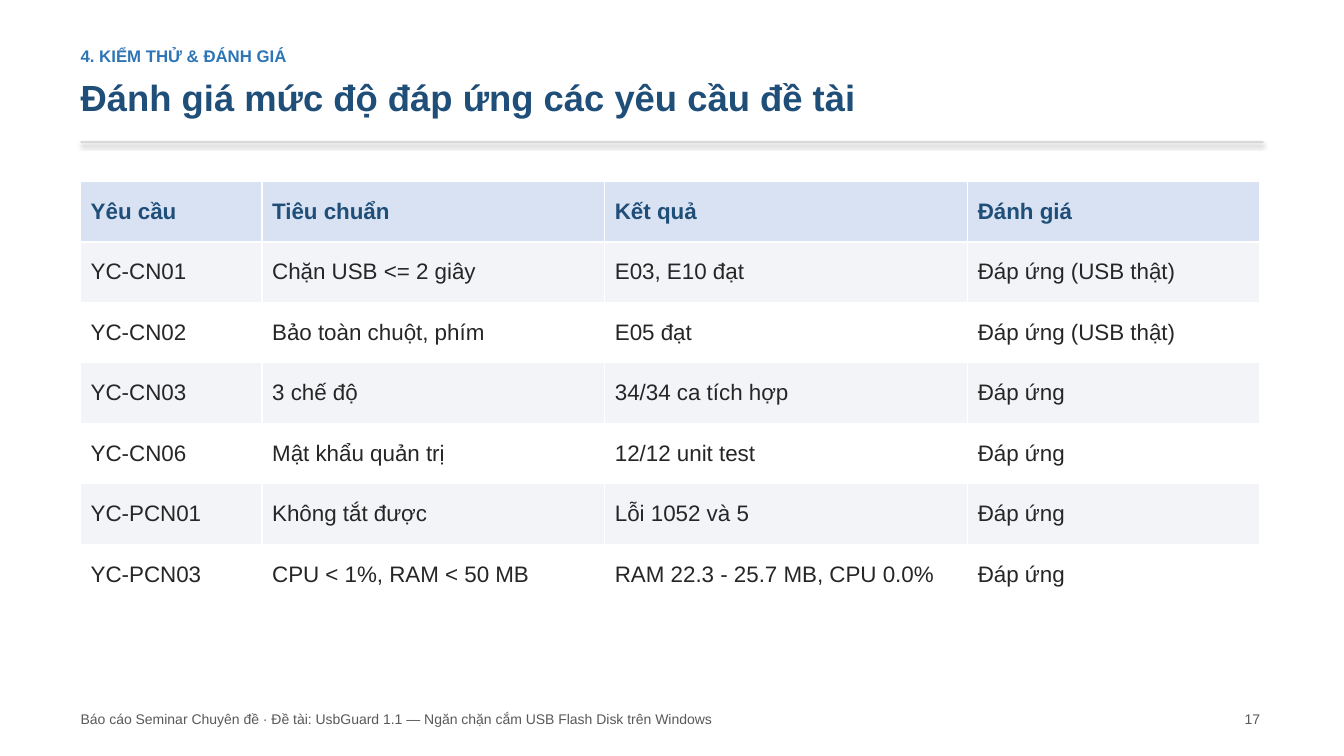
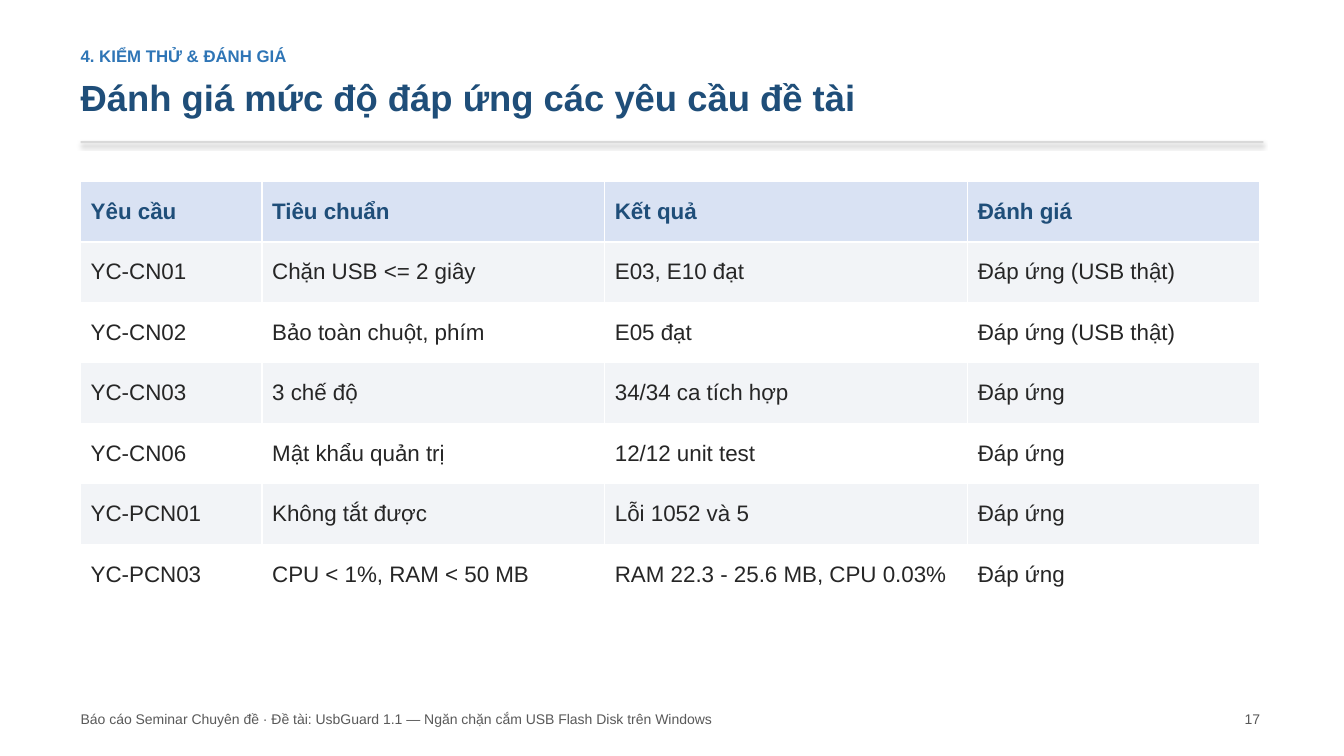
Before and after one commit to hungphamwp/usbguard, a slide deck: slide 17 of slide/SLIDE-UsbGuard.pptx. Drawn at 1344x756 pixels with LibreOffice and Linux fonts; fonts in the diff are those of the drawing. Boxes give left, top, right and bottom in pixels: in the first picture for what was removed or moved away, otherwise in the second. Text is boxed around its words. In the diff, an @@ line names an element or a change of style, - is before the commit and + after.

```diff
--- a/slide/SLIDE-UsbGuard.pptx
+++ b/slide/SLIDE-UsbGuard.pptx
@@ table at (81,181,1260,605) @@
-row 7, column 3: RAM 22.3 - 25.7 MB, CPU 0.0%
+row 7, column 3: RAM 22.3 - 25.6 MB, CPU 0.03%
```
Also in this commit, not shown: 1 other slide changed, 27 other files.
